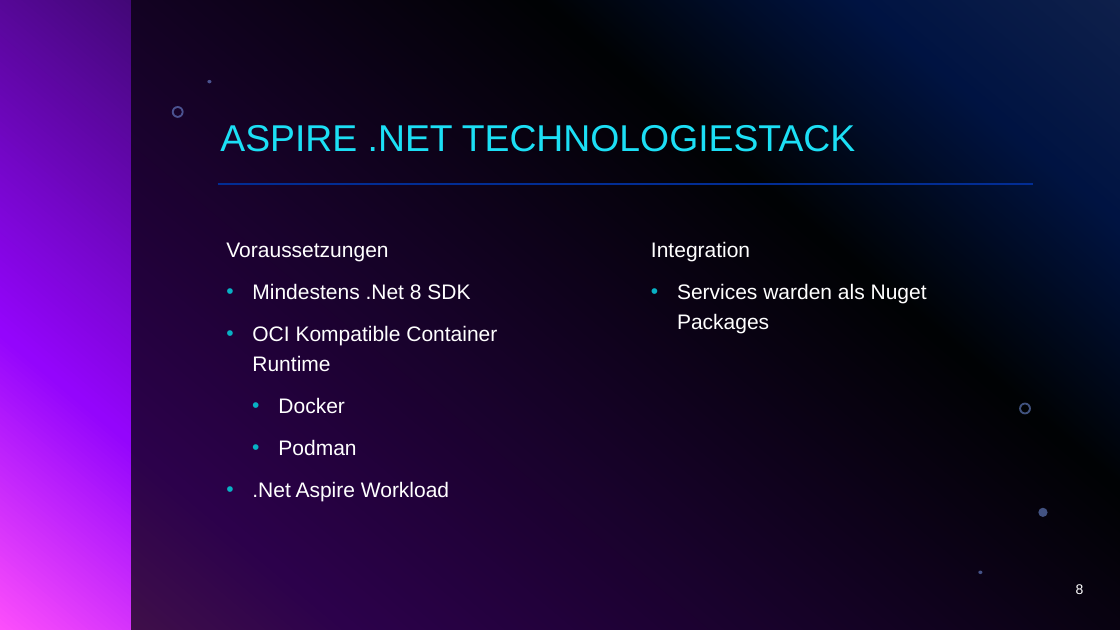
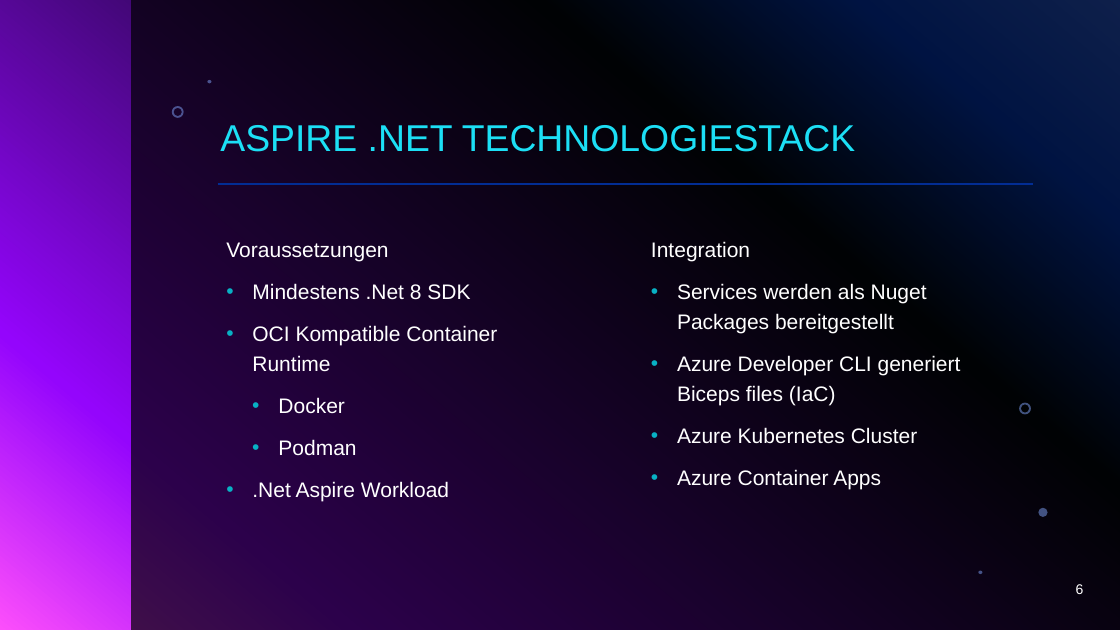
Before and after one commit to zuercheram/aspire-prototype, a slide deck: slide 6 of doc/project-presentation/aspire-semester-arbeit.pptx (slide 8 before the commit). Drawn at 1120x630 pixels with LibreOffice and Linux fonts; fonts in the diff are those of the drawing; background and template pictures are left out. Boxes give left, top, right and bottom in pixels: in the first picture for what was removed or moved away, otherwise in the second. Text is boxed around its words. In the diff, an @@ line names an element or a change of style, - is before the commit and + after.

```diff
--- a/doc/project-presentation/aspire-semester-arbeit.pptx
+++ b/doc/project-presentation/aspire-semester-arbeit.pptx
@@ text at (x1=677, y1=283, x2=961, y2=490): text changed @@
-  • Services warden als Nuget Packages
+  • Services werden als Nuget Packages bereitgestellt
+  • Azure Developer CLI generiert Biceps files (IaC)
+  • Azure Kubernetes Cluster
+  • Azure Container Apps
```
Also in this commit, not shown: 2 other slides changed, 2 slides removed, 1 other file.
